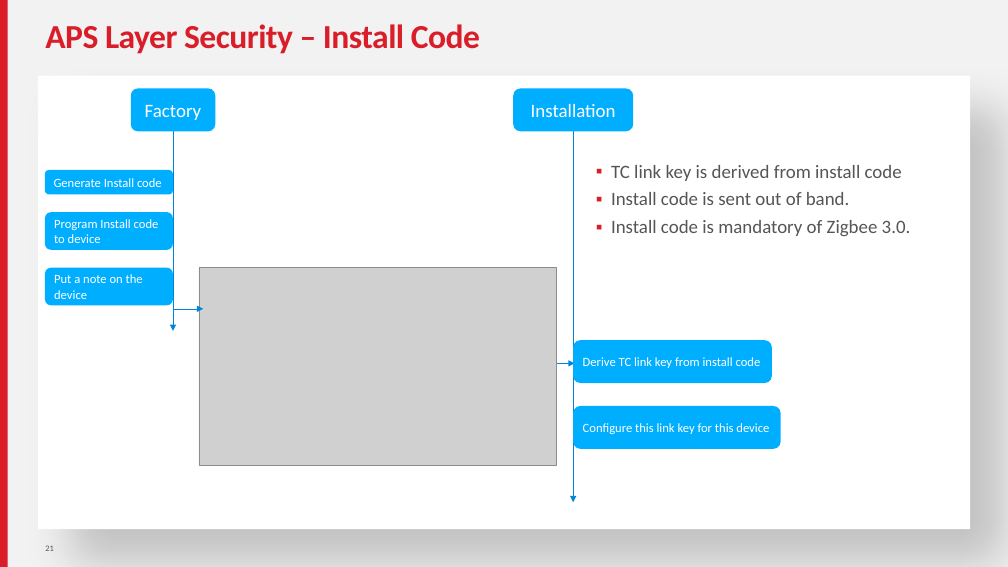
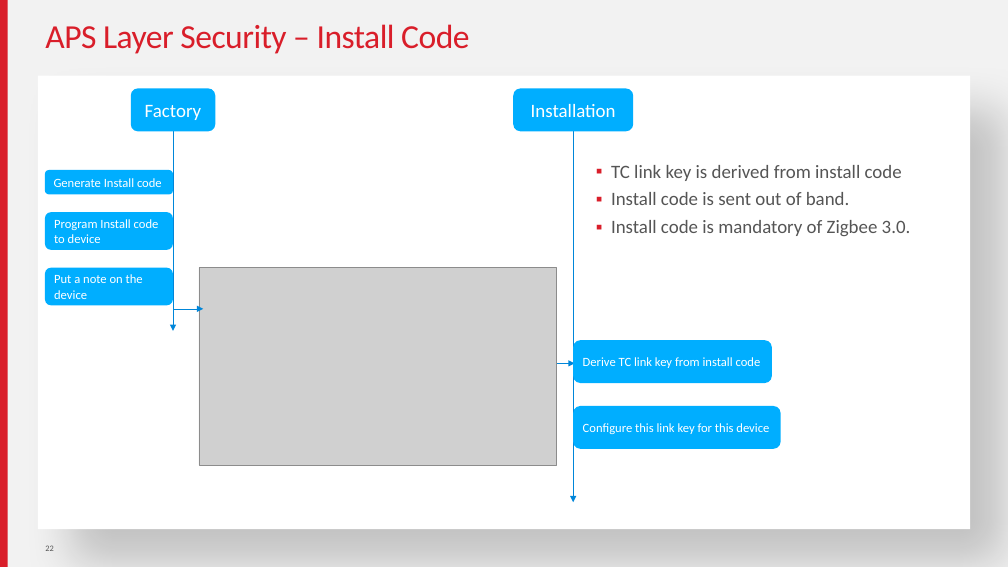
Before and after one commit to MarkDing/IoT-Developer-Boot-Camp-Wiki, a slide deck: slide 22 of zigbee/Zigbee Basic.pptx (slide 21 before the commit). Drawn at 1008x567 pixels with LibreOffice and Linux fonts; fonts in the diff are those of the drawing; grey boxes stand for pictures. Boxes give left, top, right and bottom in pixels: in the first picture for what was removed or moved away, otherwise in the second. Text is boxed around its words. In the diff, an @@ line names an element or a change of style, - is before the commit and + after.

```diff
--- a/zigbee/Zigbee Basic.pptx
+++ b/zigbee/Zigbee Basic.pptx
@@ title "APS Layer Security – Install ..." at (45, 24, 469, 54): bold off @@
```
Also in this commit, not shown: 5 other slides changed, 4 slides added, 4 slides removed, 6 other files.
